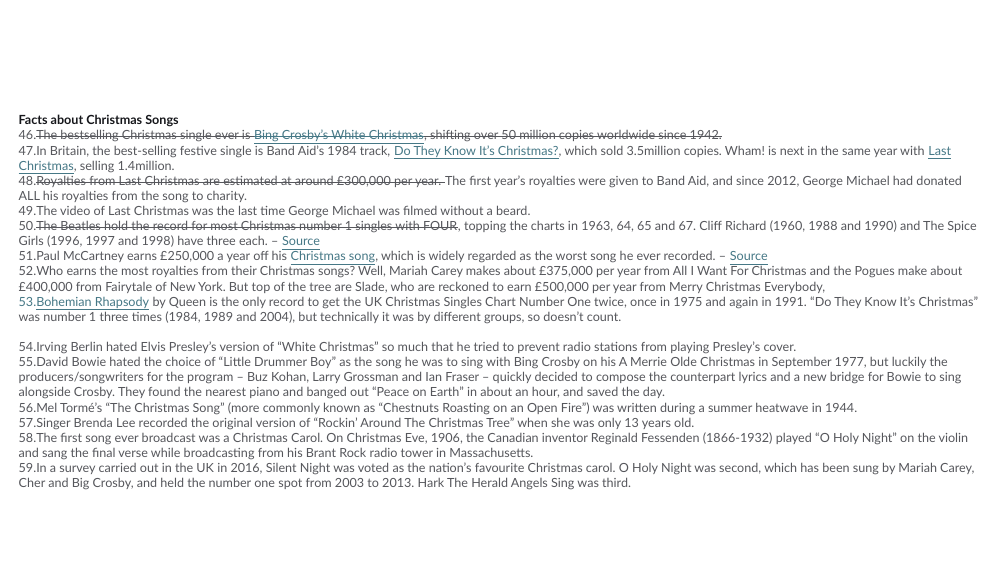
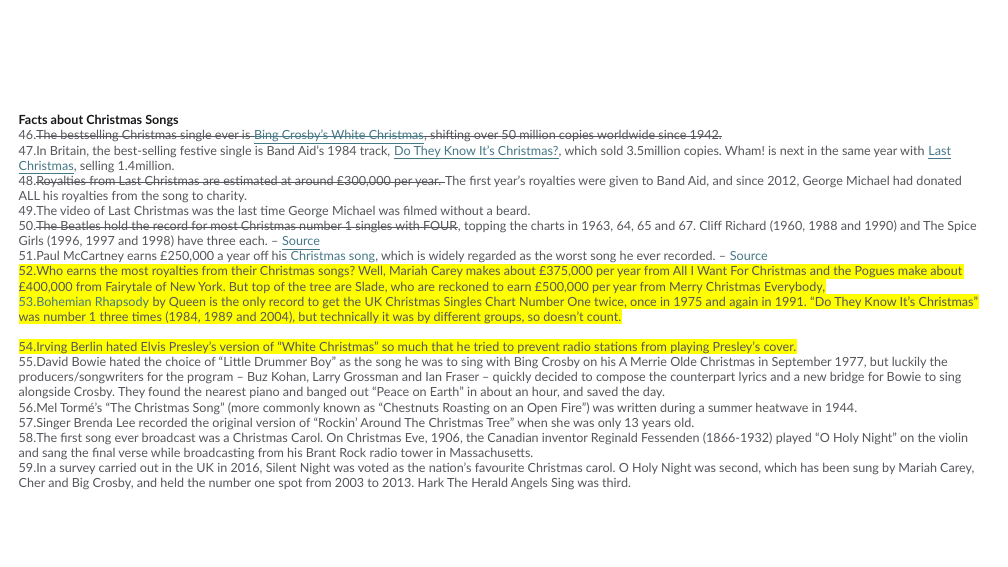
Before and after one commit to walkgrovedev/xmas-2024, a slide deck: slide 3 of quiz-notes.pptx. Drawn at 1008x567 pixels with LibreOffice and Linux fonts; fonts in the diff are those of the drawing. Boxes give left, top, right and bottom in pixels: in the first picture for what was removed or moved away, otherwise in the second. Text is boxed around its words. In the diff, an @@ line names an element or a change of style, - is before the commit and + after.

```diff
--- a/quiz-notes.pptx
+++ b/quiz-notes.pptx
@@ text at (19,265,979,354): highlight none to #FFFF00 in "Who earns the most royalties from their ...", "Bohemian Rhapsody by Queen is the only ...", "Irving Berlin hated Elvis Presley’s version of ..." @@
```
Also in this commit, not shown: 2 other slides changed, 3 other files.
